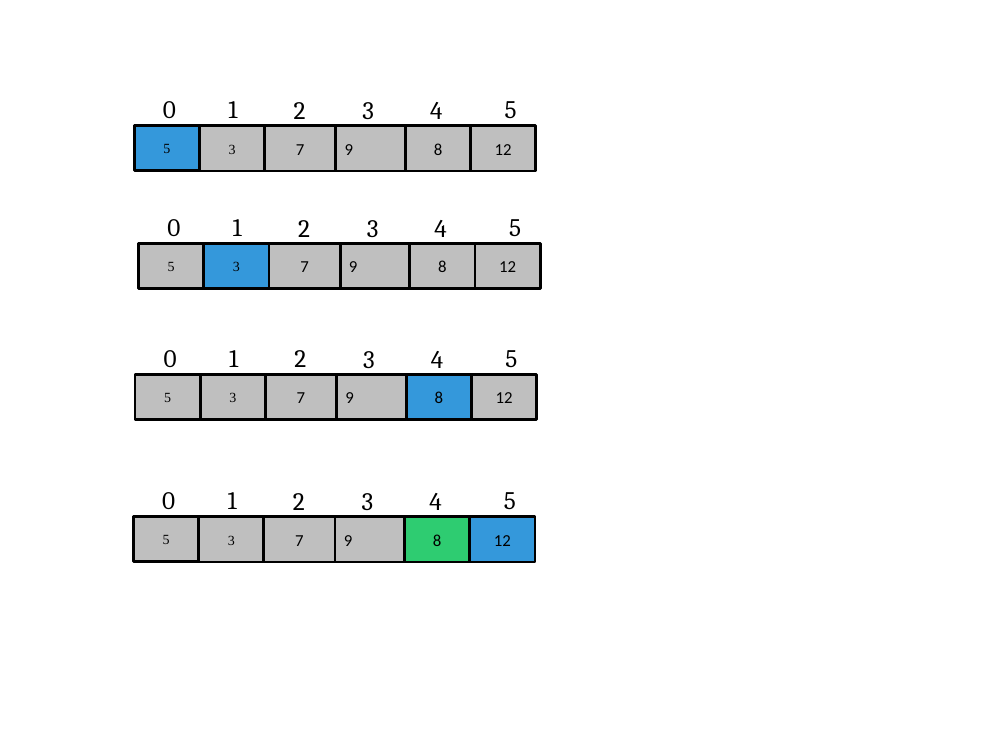
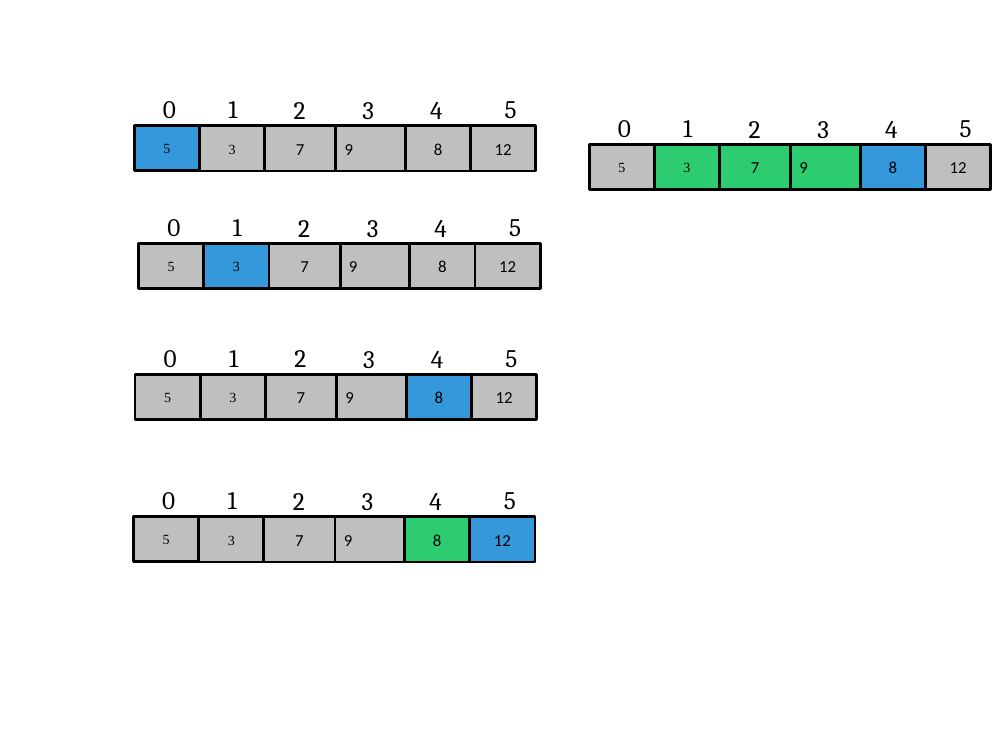
Before and after one commit to jainankit49/HackerGymContent, a slide deck: slide 58 of Images/imgs.pptx. Drawn at 1008x756 pixels with LibreOffice and Linux fonts; fonts in the diff are those of the drawing. Boxes give left, top, right and bottom in pixels: in the first picture for what was removed or moved away, otherwise in the second. Text is boxed around its words. In the diff, an @@ line names an element or a change of style, - is before the commit and + after.

```diff
--- a/Images/imgs.pptx
+++ b/Images/imgs.pptx
@@ group added at (589,120,991,191): 6 rectangles, 6 texts @@
+9
+7
+12
+8
+0
+1
+2
+3
+4
+5
+5
+3
```
Also in this commit, not shown: 1 slide added, 2 other files.
